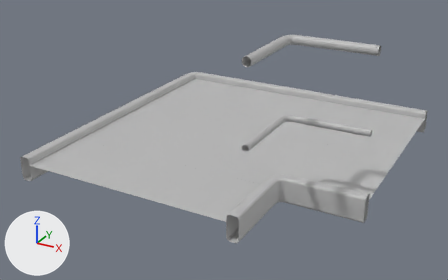
The FBX model Major_Project_4th_Dimension/Assets/EnvironmentAssets/Props/Metal_Walkways/SM_Walkway_Corner.fbx as it was, and as the next commit left it.
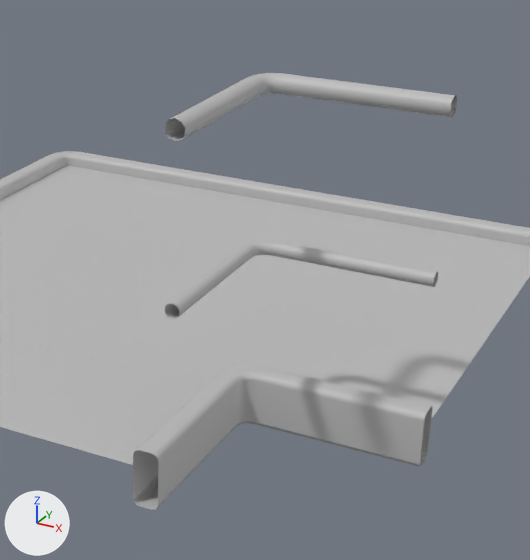
Old and new are each drawn whole from a 50 mm camera at (1.25, -2.91, 1.77) aimed at (-0.52, 0.31, 0.16) and again close up on the part from 36% to 93% of the width and 0% to 95% of the height. Lighting does not change. The marker at lower left points along +X, +Y and +Z. Where no turn or scale is listed for an object, it has been applied to the vertices.

Before the edit, the objects in view are built like this:
```python
me_mesh = bpy.data.meshes.new('Mesh')
me_mesh.from_pydata(...)  # 439 vertices, 378 faces; spans x -1.0..1.0, y -1.0..1.0, z -0.5..0.5
me_mesh.materials.append(mat_lambert1)  # grey #bcbcbc
ob_metal_walkway_corner_export = bpy.data.objects.new('Metal_Walkway_Corner_Export', me_mesh)
ob_metal_walkway_corner_export.location = (-0.492, 0.492, 0.498)
```
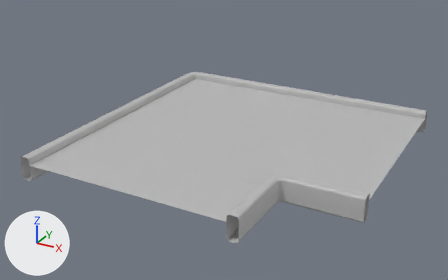
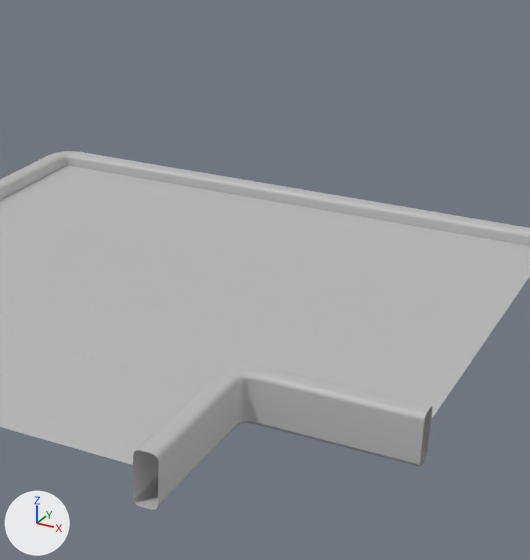
Where the newer file only moved an object's origin or applied its transform, the numbers keep the older frame.

The change, as a diff of the scene's bpy script:
```diff
--- a/Major_Project_4th_Dimension/Assets/EnvironmentAssets/Props/Metal_Walkways/SM_Walkway_Corner.fbx.py
+++ b/Major_Project_4th_Dimension/Assets/EnvironmentAssets/Props/Metal_Walkways/SM_Walkway_Corner.fbx.py
@@ me_mesh @@
 me_mesh.from_pydata(...)  # 439 vertices, 378 faces; spans x -1.0..1.0, y -1.0..1.0, z -0.5..0.5
 # used by ob_metal_walkway_corner_export; location = (-0.492, 0.492, 0.498)
+# me_mesh part 1: the loose piece of 90 vertices spanning x 0.51..1.0, y -1.0..-0.51, z 0.03..0.07 is deleted
+# me_mesh part 2: the loose piece of 90 vertices spanning x 0.51..1.0, y -1.0..-0.51, z 0.45..0.5 is deleted
 me_mesh.materials.append(mat_lambert1)
```

Boxes [x1, y1, x2, y2] around the edits, measured in the close-ups (530 x 560 px):
'Metal_Walkway_Corner_Export', reshaped
    before: [0, 73, 530, 510]
    after: [0, 151, 530, 510]
part 1 of me_mesh, deleted
    before: [165, 240, 438, 319]
part 2 of me_mesh, deleted
    before: [165, 73, 457, 141]
